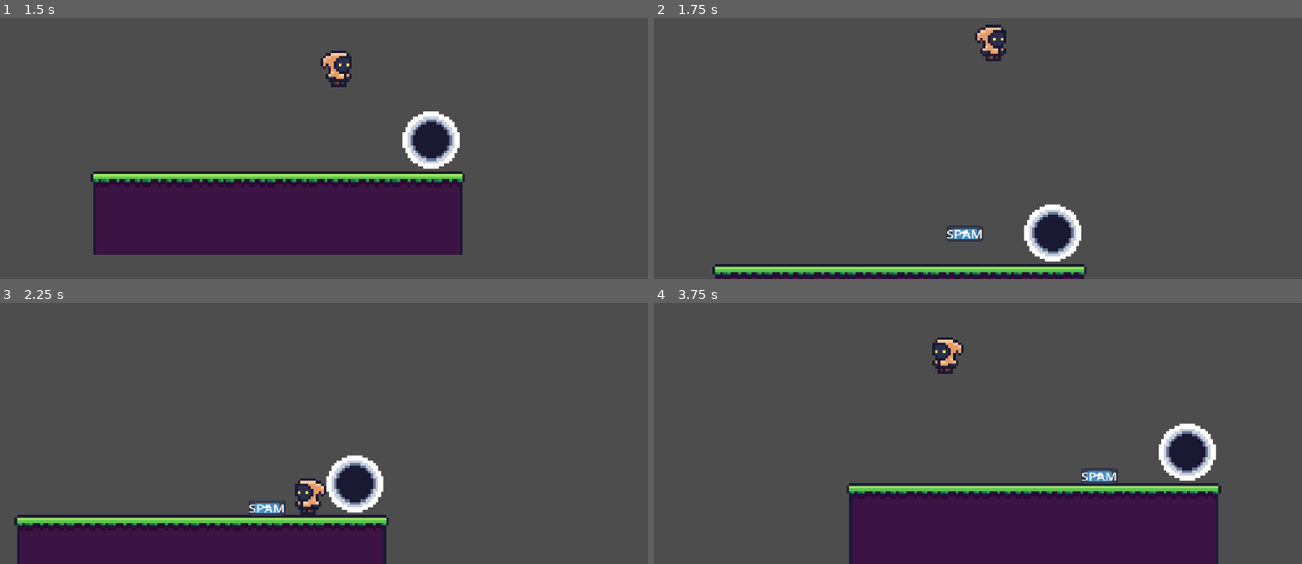
Above: before the commit, frames 1-4 (two rows, left to right).
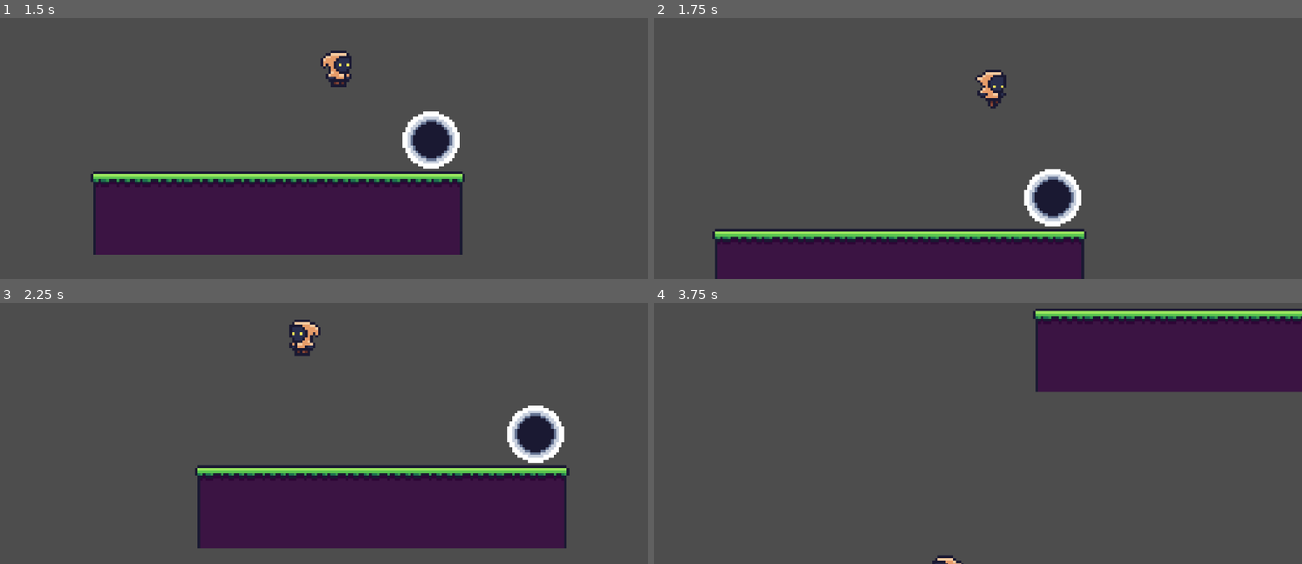
Above: after the commit, the same moments.

Repository: IWantMyLemons/Feed-the-Cat
Game: Godot game, scene res://Assets/Scenes/Area/area_2.tscn
The game is run twice, just before and just after one commit, with the same random seed, the same clock (stepped at 60 frames per second) and the same inputs. This scene is started directly instead of the project's main scene. The engine's default icon, where the game draws it, is replaced by a stand-in: a white triangle on a blue panel in a dark square.
Inputs:
- Up to frame 1 (1.5 s): hold Space (Jump) 0.53-1.28 s; hold D (Move Right) from 0.53 s (still down); tap Space (Jump) at 1.35 s
- Up to frame 2 (1.75 s): keep holding D (Move Right); tap Space (Jump) at 1.52 s
- Up to frame 3 (2.25 s): tap Space (Jump) at 1.82 s; release D (Move Right) at 2.03 s; hold A (Move Left) from 2.03 s (still down); hold Space (Jump) from 2.03 s (still down)
- Up to frame 4 (3.75 s): keep holding A (Move Left); release Space (Jump) at 2.78 s; tap Space (Jump) at 2.85, 3.02, 3.32 s; hold Space (Jump) from 3.53 s (still down)

Frame 1 is identical in both runs. In frame 2, 13% of the frame differs, in the area x 8-67%, y 2-100%; in frame 3, 25%; in frame 4, 33%, in the area x 29-100%, y 2-100%.

Commit message:
added jump refill

Diff:
--- a/Assets/Scenes/Area/area_1.tscn
+++ b/Assets/Scenes/Area/area_1.tscn
@@ -1,9 +1,10 @@
-[gd_scene load_steps=10 format=4 uid="uid://cpcsa0i70i6ry"]
+[gd_scene load_steps=11 format=4 uid="uid://cpcsa0i70i6ry"]
 
 [ext_resource type="Texture2D" uid="uid://dr4xfli38lt4u" path="res://Assets/Sprites/tiles_1.png" id="1_v8cfb"]
 [ext_resource type="PackedScene" uid="uid://c4ogvt57h2cib" path="res://Assets/Scenes/player.tscn" id="2_3qumw"]
 [ext_resource type="PackedScene" uid="uid://i1fhdyjsl7d" path="res://moving_platform.tscn" id="3_3uh8n"]
 [ext_resource type="PackedScene" uid="uid://ccrvwjnfwrx8a" path="res://Assets/Scenes/Area/area_exit.tscn" id="4_ok36w"]
+[ext_resource type="PackedScene" uid="uid://jjx24tavx8y" path="res://Assets/Scenes/pickablespam.tscn" id="5_cmv0b"]
 
 [sub_resource type="TileSetAtlasSource" id="TileSetAtlasSource_3qumw"]
 texture = ExtResource("1_v8cfb")
@@ -377,3 +378,6 @@
 [node name="MovingPlatform3" parent="Node2D" instance=ExtResource("3_3uh8n")]
 position = Vector2(-49, 4)
 curve = SubResource("Curve2D_cmv0b")
+
+[node name="pickablespam" parent="." instance=ExtResource("5_cmv0b")]
+position = Vector2(23, -9)
--- /dev/null
+++ b/Assets/Scenes/pickablespam.tscn
@@ -0,0 +1,24 @@
+[gd_scene load_steps=5 format=3 uid="uid://jjx24tavx8y"]
+
+[ext_resource type="Script" uid="uid://4ai5qygfg46e" path="res://Assets/Scripts/pickablespam.gd" id="1_0feot"]
+[ext_resource type="Texture2D" uid="uid://cqnvpvhmuq1h5" path="res://Assets/Sprites/spammeat.png" id="2_tp1ld"]
+
+[sub_resource type="RectangleShape2D" id="RectangleShape2D_tdea2"]
+size = Vector2(10, 13)
+
+[sub_resource type="GDScript" id="GDScript_hv6va"]
+script/source = "extends CollisionShape2D
+"
+
+[node name="pickablespam" type="Area2D"]
+script = ExtResource("1_0feot")
+
+[node name="Sprite2D" type="Sprite2D" parent="."]
+texture = ExtResource("2_tp1ld")
+
+[node name="CollisionShape2D" type="CollisionShape2D" parent="."]
+position = Vector2(0, 1.5)
+shape = SubResource("RectangleShape2D_tdea2")
+script = SubResource("GDScript_hv6va")
+
+[connection signal="body_entered" from="." to="." method="_on_body_entered"]
--- a/Assets/Scenes/spam.tscn
+++ b/Assets/Scenes/spam.tscn
@@ -1,25 +1,18 @@
 [gd_scene load_steps=3 format=3 uid="uid://dsr74m3sdweqs"]
 
-[ext_resource type="Texture2D" uid="uid://b3lrxpe1jievy" path="res://icon.svg" id="1_vhfmx"]
+[ext_resource type="Texture2D" uid="uid://cqnvpvhmuq1h5" path="res://Assets/Sprites/spammeat.png" id="1_vhfmx"]
 
 [sub_resource type="RectangleShape2D" id="RectangleShape2D_oip7v"]
-size = Vector2(14, 6)
+size = Vector2(13, 10)
 
 [node name="Spam" type="RigidBody2D"]
 collision_layer = 0
-collision_mask = 256
+collision_mask = 768
+
+[node name="CollisionShape2D" type="CollisionShape2D" parent="."]
+position = Vector2(-1.5, 0)
+shape = SubResource("RectangleShape2D_oip7v")
 
 [node name="Sprite2D" type="Sprite2D" parent="."]
-scale = Vector2(0.109375, 0.046875)
+rotation = 1.5708
 texture = ExtResource("1_vhfmx")
-
-[node name="CollisionShape2D" type="CollisionShape2D" parent="."]
-shape = SubResource("RectangleShape2D_oip7v")
-
-[node name="Label" type="Label" parent="."]
-offset_left = -7.0
-offset_top = -3.0
-offset_right = 37.0
-offset_bottom = 20.0
-scale = Vector2(0.316335, 0.269685)
-text = "SPAM"
--- /dev/null
+++ b/Assets/Scripts/pickablespam.gd
@@ -0,0 +1,6 @@
+extends Area2D
+
+func _on_body_entered(body):
+	if body is PlayerController:
+		body.spam_ammount += 1
+		queue_free()
--- a/Assets/Scripts/player_controller.gd
+++ b/Assets/Scripts/player_controller.gd
@@ -9,7 +9,9 @@
 
 var speed_multiplier = 30.0
 
-var has_spam = true
+var can_jump = true
+
+@export var spam_ammount=0
 
 #const SPEED = 100.0
 const JUMP_VELOCITY = -300.0
@@ -18,12 +20,14 @@
 	# Handle jump.
 	if event.is_action_pressed("Jump") and is_on_floor():
 		velocity.y = JUMP_VELOCITY
+		can_jump=true
 	# Handle spam jump
-	elif event.is_action_pressed("Jump") and has_spam and not is_on_floor():
+	elif event.is_action_pressed("Jump") and can_jump and spam_ammount>0 and not is_on_floor():
 		var spam = spam_scene.instantiate()
 		spam.position = position + Vector2(0, 5.0)
 		get_parent().add_child(spam)
-		has_spam = false
+		can_jump = false
+		spam_ammount=spam_ammount-1
 		velocity.y = JUMP_VELOCITY
 	#Handle Jump Down
 	if event.is_action_pressed("Move Down"):
@@ -36,8 +40,6 @@
 	# Add the gravity.
 	if not is_on_floor():
 		velocity += get_gravity() * delta
-
-
 	# Get the input direction and handle the movement/deceleration.
 	# As good practice, you should replace UI actions with custom gameplay actions.
 	direction = Input.get_axis("Move Left", "Move Right")
Not shown, added: Assets/Scripts/pickablespam.gd.uid
Binary file added: Assets/Sprites/spammeat.png
Not shown, added: Assets/Sprites/spammeat.png.import
